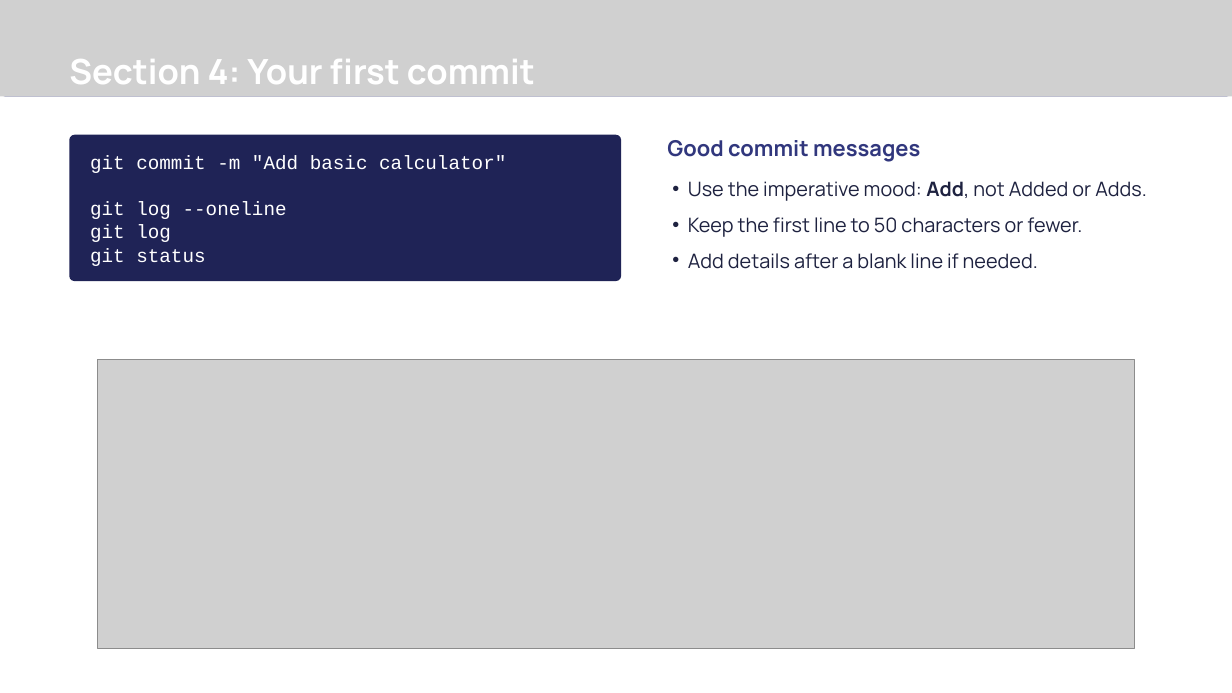
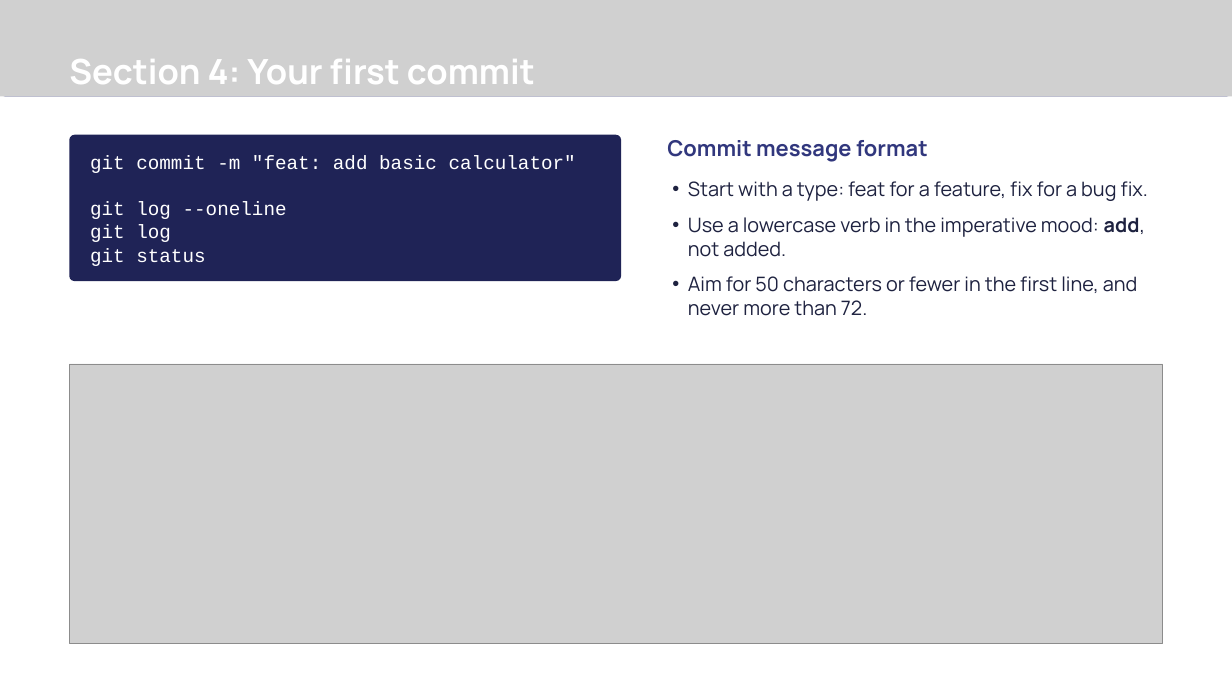
Before and after one commit to Revolution-Data-Platforms/Introduction-to-Git-Workshop, a slide deck: slide 10 of presentation/introduction-to-git-workshop.pptx. Drawn at 1232x693 pixels with LibreOffice and Linux fonts; fonts in the diff are those of the drawing; grey boxes stand for pictures; background and template pictures are left out. Boxes give left, top, right and bottom in pixels: in the first picture for what was removed or moved away, otherwise in the second. Text is boxed around its words. In the diff, an @@ line names an element or a change of style, - is before the commit and + after.

Commit message:
docs(workshop): teach Conventional Commits
Commit messages, the pull request title and the check-in assessment now follow the Conventional Commits standard, with a new slide in each deck and real examples from this repository. PowerShell commands that differ from Git Bash appear in their own labelled blocks, and the commit history diagram uses the new message style.

```diff
--- a/presentation/introduction-to-git-workshop.pptx
+++ b/presentation/introduction-to-git-workshop.pptx
@@ text at (x1=667, y1=140, x2=928, y2=162): text changed @@
-Good commit messages
+Commit message format
@@ text in rounded rectangle at (x1=90, y1=156, x2=576, y2=173): text changed @@
-git commit -m "Add basic calculator"
+git commit -m "feat: add basic calculator"
@@ text at (x1=688, y1=181, x2=1148, y2=316): text changed @@
-• Use the imperative mood: Add, not Added or Adds.
-• Keep the first line to 50 characters or fewer.
-• Add details after a blank line if needed.
+• Start with a type: feat for a feature, fix for a bug fix.
+• Use a lowercase verb in the imperative mood: add, not added.
+• Aim for 50 characters or fewer in the first line, and never more than 72.
@@ picture resized from (x1=97, y1=359, x2=1134, y2=648) to (x1=69, y1=364, x2=1162, y2=644) @@
```
Also in this commit, not shown: 5 other slides changed, 1 slide added, 8 other files.
